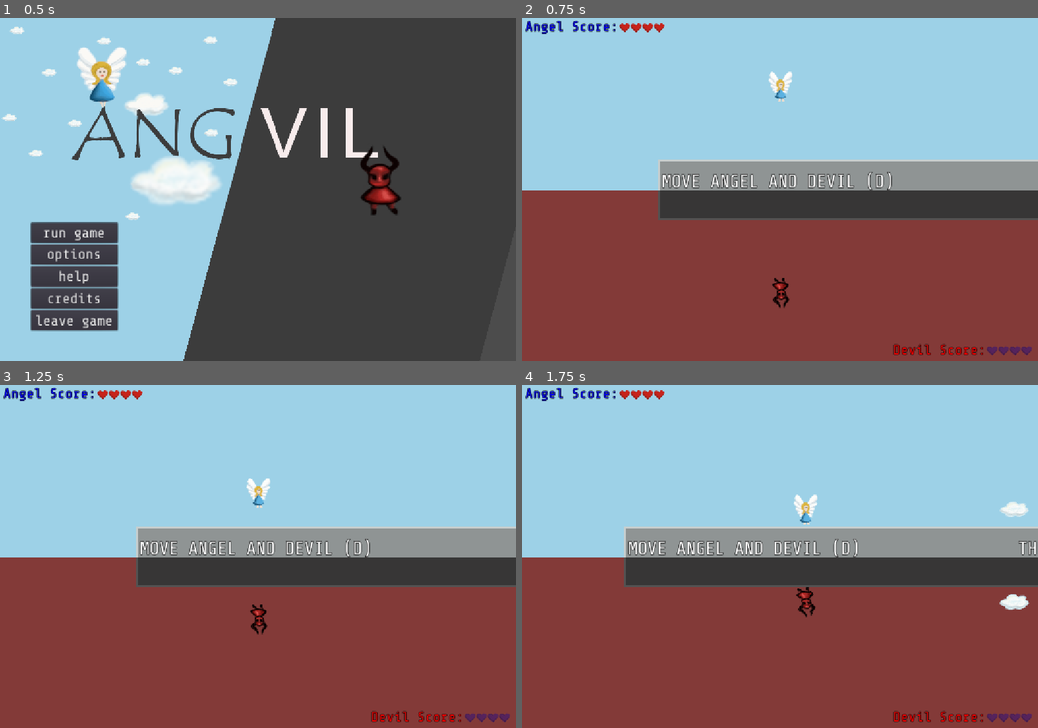
Above: before the commit, frames 1-4 (two rows, left to right).
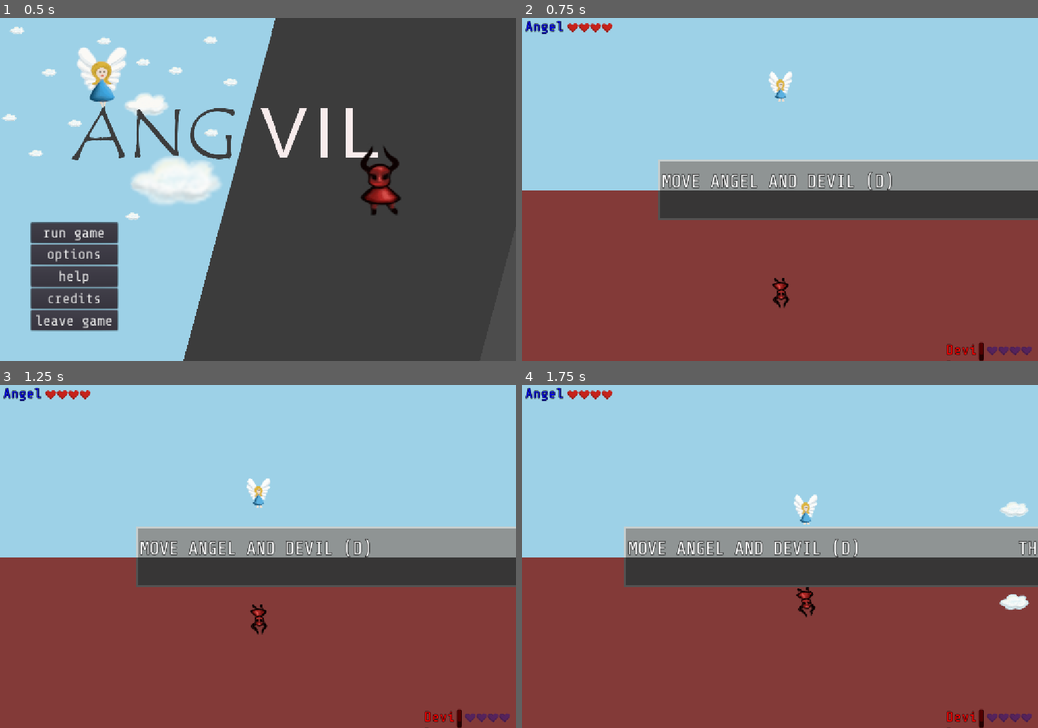
Above: after the commit, the same moments.

Repository: ang-vil/angvil
Game: Godot game, scene res://scenes/menu.tscn
Two runs of this game, one before a commit and one after it. Both use one fixed random seed, a clock stepped at 60 frames per second and the inputs below.
Inputs:
- Up to frame 1 (0.5 s): no input
- Up to frame 2 (0.75 s): click "run game" at 0.5 s
- Up to frame 3 (1.25 s): no input
- Up to frame 4 (1.75 s): tap Space (shoot) at 1.25, 1.35 s; hold Right (key_right) from 1.28 s (still down); tap Enter (ui_accept) at 1.52 s

Frame 1 is identical in both runs. In frame 2, 0.7% of the frame differs, in the area x 8-90%, y 0-100%; in frame 3, 0.7%; in frame 4, 0.7%.

Commit message:
remove word "score"

Diff:
--- a/scenes/hud.tscn
+++ b/scenes/hud.tscn
@@ -29,12 +29,12 @@
 anchor_top = 1.0
 anchor_right = 1.0
 anchor_bottom = 1.0
-margin_left = -304.0
+margin_left = -193.0
 margin_top = -40.0
-margin_right = -82.0
+margin_right = -113.0
 rect_pivot_offset = Vector2( 312, 280 )
 theme = SubResource( 6 )
-text = "Devil Score: "
+text = "Devil"
 __meta__ = {
 "_edit_use_anchors_": false
 }
@@ -71,9 +71,9 @@
 texture = ExtResource( 9 )
 
 [node name="AngelScore" type="HSplitContainer" parent="."]
-margin_left = 191.0
+margin_left = 82.0
 margin_top = 4.0
-margin_right = 314.0
+margin_right = 205.0
 margin_bottom = 40.0
 rect_pivot_offset = Vector2( 112, 280 )
 theme = SubResource( 6 )
@@ -104,7 +104,7 @@
 margin_bottom = 40.0
 rect_pivot_offset = Vector2( -552, 64 )
 theme = SubResource( 6 )
-text = "Angel Score:"
+text = "Angel"
 scroll_active = false
 __meta__ = {
 "_edit_use_anchors_": false
